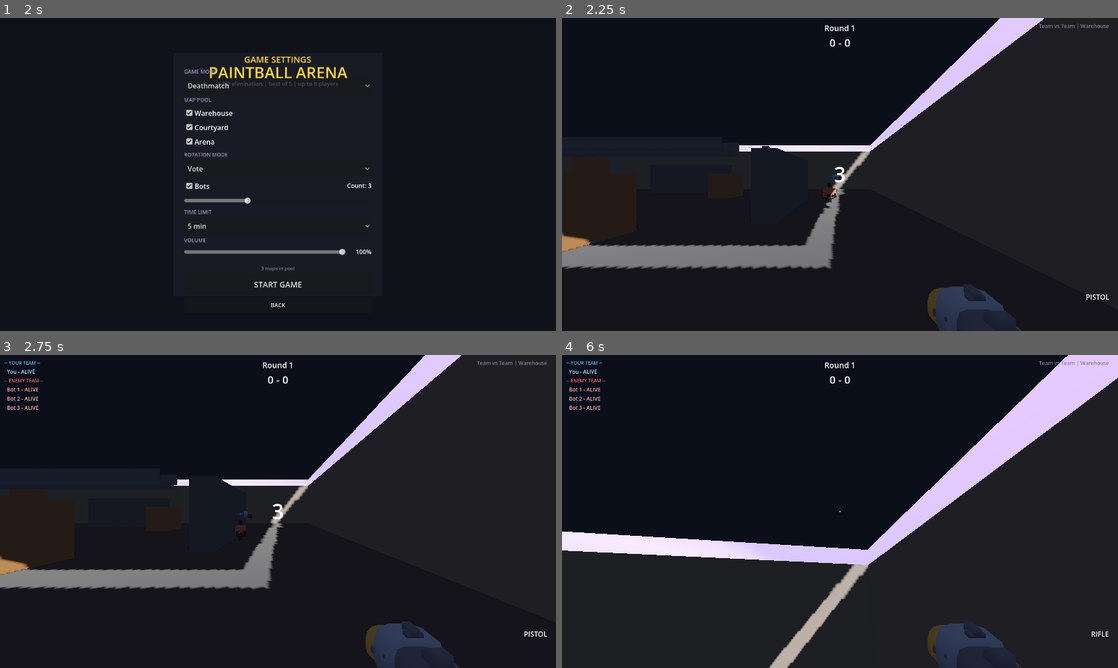
Above: before the commit, frames 1-4 (two rows, left to right).
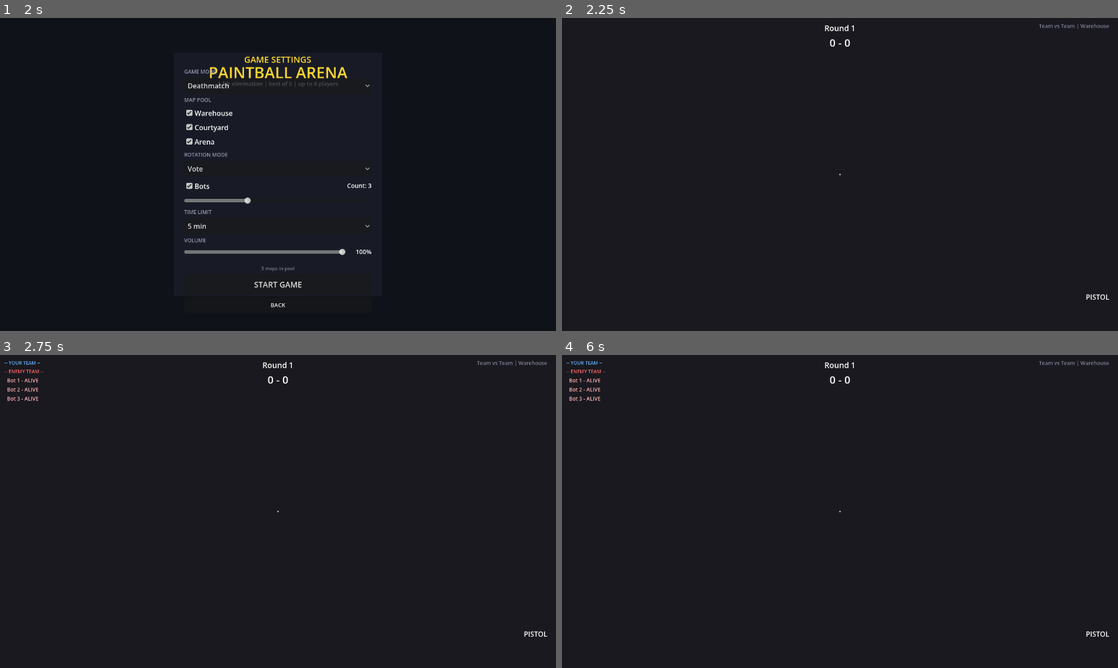
Above: after the commit, the same moments.

Repository: curlyphries/paintball
Game: Godot game, scene res://scenes/main_menu.tscn
Same seed, same stepped clock (60 frames per second), same inputs: the game is played once before the commit and once after it.
Inputs (mouse positions are in pixels of both pictures, inside the frame that each line leads up to):
- Up to frame 1 (2 s): click (278, 105) at 0.52 s; type "Alex" at 0.6 s; click (255, 202) at 0.75 s; type "12" at 0.83 s; click "PLAY SOLO" at 1.25 s
- Up to frame 2 (2.25 s): click "START GAME" at 2 s
- Up to frame 3 (2.75 s): no input
- Up to frame 4 (6 s): tap Enter at 2.75 s; move the mouse to (867, 511) at 2.77 s; press the mouse at (867, 511) at 2.78 s; hold W (move_forward) from 2.78 s (still down); tap Space (jump) at 3.02, 3.32, 3.77, 3.8, 4.07, 4.35, 5.27, 5.57 s; tap Shift (sprint) at 3.05, 3.6, 5.3 s; move the mouse to (812, 511) at 3.52 s; release the mouse at (812, 511) at 3.53 s; move the mouse to (851, 505) at 4.27 s; press the mouse at (851, 505) at 4.28 s; move the mouse to (834, 517) at 5.02 s; release the mouse at (834, 517) at 5.03 s; tap Ctrl (crouch) at 5.1 s; move the mouse to (878, 514) at 5.77 s; tap Mouse wheel up (next_weapon) at 5.85 s

Frame 1 is identical in both runs. In frame 2, 7.9% of the frame differs, in the area x 0-87%, y 0-100%; in frame 3, 6.9%; in frame 4, 11%, in the area x 0-100%, y 0-100%.
Error after the commit: Parse Error: Cannot infer the type of "bob_y" variable because the value doesn't have a set type. (res://scripts/player.gd:293)

Commit message:
feat: shooter feel — accel/friction movement, camera bob, strafe tilt, recoil, FOV punch, screen shake

Diff:
--- a/scripts/game_state.gd
+++ b/scripts/game_state.gd
@@ -41,11 +41,11 @@
 
 # Weapon data
 var weapons: Dictionary = {
-	"pistol": {"damage": 1, "fire_rate": 0.4, "magazine": 12, "reload_time": 1.5, "speed": 40.0, "pellets": 1, "spread": 0.01, "color": Color.YELLOW},
-	"rifle": {"damage": 1, "fire_rate": 0.15, "magazine": 30, "reload_time": 2.0, "speed": 60.0, "pellets": 1, "spread": 0.005, "color": Color.GREEN},
-	"sniper": {"damage": 1, "fire_rate": 1.5, "magazine": 5, "reload_time": 3.0, "speed": 100.0, "pellets": 1, "spread": 0.0, "color": Color.PURPLE},
-	"shotgun": {"damage": 1, "fire_rate": 0.8, "magazine": 8, "reload_time": 2.5, "speed": 30.0, "pellets": 6, "spread": 0.08, "color": Color.RED},
-	"smg": {"damage": 1, "fire_rate": 0.08, "magazine": 45, "reload_time": 2.0, "speed": 50.0, "pellets": 1, "spread": 0.03, "color": Color.CYAN}
+	"pistol": {"damage": 1, "fire_rate": 0.4, "magazine": 12, "reload_time": 1.5, "speed": 40.0, "pellets": 1, "spread": 0.01, "color": Color.YELLOW, "recoil": 0.04},
+	"rifle": {"damage": 1, "fire_rate": 0.15, "magazine": 30, "reload_time": 2.0, "speed": 60.0, "pellets": 1, "spread": 0.005, "color": Color.GREEN, "recoil": 0.025},
+	"sniper": {"damage": 1, "fire_rate": 1.5, "magazine": 5, "reload_time": 3.0, "speed": 100.0, "pellets": 1, "spread": 0.0, "color": Color.PURPLE, "recoil": 0.10},
+	"shotgun": {"damage": 1, "fire_rate": 0.8, "magazine": 8, "reload_time": 2.5, "speed": 30.0, "pellets": 6, "spread": 0.08, "color": Color.RED, "recoil": 0.08},
+	"smg": {"damage": 1, "fire_rate": 0.08, "magazine": 45, "reload_time": 2.0, "speed": 50.0, "pellets": 1, "spread": 0.03, "color": Color.CYAN, "recoil": 0.015}
 }
 
 func get_weapon_data(weapon_name: String) -> Dictionary:
--- a/scripts/player.gd
+++ b/scripts/player.gd
@@ -2,18 +2,24 @@
 extends CharacterBody3D
 
 # Movement constants
-const WALK_SPEED := 5.0
-const SPRINT_SPEED := 8.0
-const CROUCH_SPEED := 2.5
-const JUMP_VELOCITY := 4.5
-const GRAVITY := 9.8
+const WALK_SPEED := 6.5
+const SPRINT_SPEED := 10.0
+const CROUCH_SPEED := 3.0
+const JUMP_VELOCITY := 5.5
+const GRAVITY := 16.0
 const MOUSE_SENSITIVITY := 0.002
+const ACCEL := 18.0
+const FRICTION := 14.0
+const AIR_ACCEL := 6.0
 
 # Camera
 const CAMERA_DISTANCE_TPS := 3.5
 const CAMERA_HEIGHT_TPS := 1.8
 const CAMERA_DISTANCE_FPS := 0.0
 const CAMERA_HEIGHT_FPS := 1.6
+const BASE_FOV := 90.0
+const SPRINT_FOV := 95.0
+const SHOOT_FOV_KICK := 3.0
 
 # Cached node refs
 var _hud: Control = null
@@ -26,6 +32,13 @@
 var player_id := 0
 var team := 0  # 0 = player team, 1 = bot team
 var is_right_clicking := false
+
+# Feel — camera bob, tilt, recoil, shake
+var _bob_time := 0.0
+var _recoil_pitch := 0.0
+var _shake_amount := 0.0
+var _fov_target := BASE_FOV
+var _was_on_floor := false
 
 # Weapons
 var available_weapons: Array[String] = ["pistol", "rifle", "sniper", "shotgun", "smg"]
@@ -93,20 +106,26 @@
 	if is_dead:
 		return
 	if _is_chat_active():
-		# Stop movement while chatting but still apply gravity
 		if not is_on_floor():
 			velocity.y -= GRAVITY * delta
-		velocity.x = 0
-		velocity.z = 0
+		velocity.x = move_toward(velocity.x, 0, FRICTION * delta)
+		velocity.z = move_toward(velocity.z, 0, FRICTION * delta)
 		move_and_slide()
 		return
 
+	var on_floor := is_on_floor()
+
+	# Landing impact — FOV dip
+	if on_floor and not _was_on_floor:
+		_fov_target = BASE_FOV - 4.0
+	_was_on_floor = on_floor
+
 	# Gravity
-	if not is_on_floor():
+	if not on_floor:
 		velocity.y -= GRAVITY * delta
 
 	# Jump
-	if Input.is_action_just_pressed("jump") and is_on_floor():
+	if Input.is_action_just_pressed("jump") and on_floor:
 		velocity.y = JUMP_VELOCITY
 
 	# Sprint / crouch
@@ -119,7 +138,7 @@
 		if is_crouching:
 			end_crouch()
 
-	# Movement
+	# Movement with acceleration / friction
 	var speed := WALK_SPEED
 	if is_sprinting:
 		speed = SPRINT_SPEED
@@ -128,15 +147,34 @@
 
 	var input_dir := Input.get_vector("move_left", "move_right", "move_forward", "move_back")
 	var direction := (transform.basis * Vector3(input_dir.x, 0, input_dir.y)).normalized()
+	var accel := ACCEL if on_floor else AIR_ACCEL
+	var friction := FRICTION if on_floor else 2.0
 
 	if direction:
-		velocity.x = direction.x * speed
-		velocity.z = direction.z * speed
-	else:
-		velocity.x = move_toward(velocity.x, 0, speed * delta * 10.0)
-		velocity.z = move_toward(velocity.z, 0, speed * delta * 10.0)
+		velocity.x = move_toward(velocity.x, direction.x * speed, accel * delta)
+		velocity.z = move_toward(velocity.z, direction.z * speed, accel * delta)
+	else:
+		velocity.x = move_toward(velocity.x, 0, friction * delta)
+		velocity.z = move_toward(velocity.z, 0, friction * delta)
 
 	move_and_slide()
+
+	# Shooting (in physics_process for frame-accurate hit timing)
+	if not _is_chat_active():
+		if Input.is_action_just_pressed("shoot"):
+			var bots := get_tree().get_nodes_in_group("bot")
+			for bot in bots:
+				if bot.is_dead:
+					continue
+				if global_position.distance_to(bot.global_position) < 2.5:
+					bot.take_hit(player_id)
+		if Input.is_action_pressed("shoot"):
+			var origin := camera_pivot.global_position
+			var dir := -camera_pivot.global_transform.basis.z
+			weapon.fire(origin, dir)
+
+	# Camera feel update
+	_update_feel(delta)
 
 func start_crouch() -> void:
 	is_crouching = true
@@ -213,27 +251,11 @@
 	global_position = spawn_position
 	velocity = Vector3.ZERO
 
-func _process(_delta: float) -> void:
+func _process(delta: float) -> void:
 	if is_dead:
 		return
 	if _is_chat_active():
 		return
-
-	# Melee range check — if a bot is right on top of us, next shot eliminates them
-	if Input.is_action_just_pressed("shoot"):
-		var bots = get_tree().get_nodes_in_group("bot")
-		for bot in bots:
-			if bot.is_dead:
-				continue
-			var dist = global_position.distance_to(bot.global_position)
-			if dist < 2.5:
-				bot.take_hit(player_id)
-
-	# Shooting
-	if Input.is_action_pressed("shoot"):
-		var origin = camera_pivot.global_position
-		var direction = -camera_pivot.global_transform.basis.z
-		weapon.fire(origin, direction)
 
 	# Reload
 	if Input.is_action_just_pressed("reload"):
@@ -257,6 +279,50 @@
 		current_weapon_index = (current_weapon_index - 1 + available_weapons.size()) % available_weapons.size()
 		switch_weapon(current_weapon_index)
 
+func _update_feel(delta: float) -> void:
+	if not is_first_person:
+		return
+
+	var horiz_speed := Vector2(velocity.x, velocity.z).length()
+	var is_moving := horiz_speed > 0.5 and is_on_floor()
+
+	# Camera bob on weapon holder
+	if is_moving:
+		_bob_time += delta * (2.2 if is_sprinting else 1.6)
+		var bob_x := sin(_bob_time * 2.0) * 0.006
+		var bob_y := abs(sin(_bob_time)) * 0.008
+		weapon_holder.position = weapon_holder.position.lerp(Vector3(bob_x, bob_y, 0.0), 12.0 * delta)
+	else:
+		weapon_holder.position = weapon_holder.position.lerp(Vector3.ZERO, 8.0 * delta)
+
+	# Strafe tilt
+	var input_dir := Input.get_vector("move_left", "move_right", "move_forward", "move_back")
+	var tilt_target := -input_dir.x * 0.035
+	camera_pivot.rotation.z = lerp(camera_pivot.rotation.z, tilt_target, 8.0 * delta)
+
+	# Recoil recovery
+	_recoil_pitch = lerp(_recoil_pitch, 0.0, 12.0 * delta)
+	camera_pivot.rotation.x += _recoil_pitch * delta
+	camera_pivot.rotation.x = clamp(camera_pivot.rotation.x, -1.2, 1.2)
+
+	# Screen shake decay
+	if _shake_amount > 0.0:
+		_shake_amount = lerpf(_shake_amount, 0.0, 16.0 * delta)
+		camera.position.x = randf_range(-_shake_amount, _shake_amount)
+		camera.position.y = randf_range(-_shake_amount, _shake_amount)
+	else:
+		camera.position = Vector3.ZERO
+
+	# FOV — sprint widens, shoot kicks, landing dips, recovers to base
+	var fov_goal := SPRINT_FOV if is_sprinting else BASE_FOV
+	_fov_target = lerpf(_fov_target, fov_goal, 8.0 * delta)
+	camera.fov = lerpf(camera.fov, _fov_target, 20.0 * delta)
+
+func apply_recoil(kick: float) -> void:
+	_recoil_pitch -= kick
+	_shake_amount = clampf(kick * 0.4, 0.0, 0.012)
+	_fov_target = BASE_FOV - SHOOT_FOV_KICK
+
 func switch_weapon(index: int) -> void:
 	if index < 0 or index >= available_weapons.size():
 		return
@@ -269,10 +335,12 @@
 	GameState.record_shot_fired(player_id)
 	var projectile = preload("res://scenes/projectile.tscn").instantiate()
 	projectile.initialize(direction, spd, color, player_id, self)
-	# Add to tree first, then set position (global_position requires being in tree)
 	get_tree().root.get_node("Main/World").add_child(projectile)
 	var spawn_pos = pos + direction.normalized() * 1.0
 	projectile.global_position = spawn_pos
+
+	# Camera recoil kick
+	apply_recoil(weapon.weapon_data.get("recoil", 0.03))
 
 	# Broadcast shot over network
 	var game_sync = get_node_or_null("/root/Main/GameSync")
